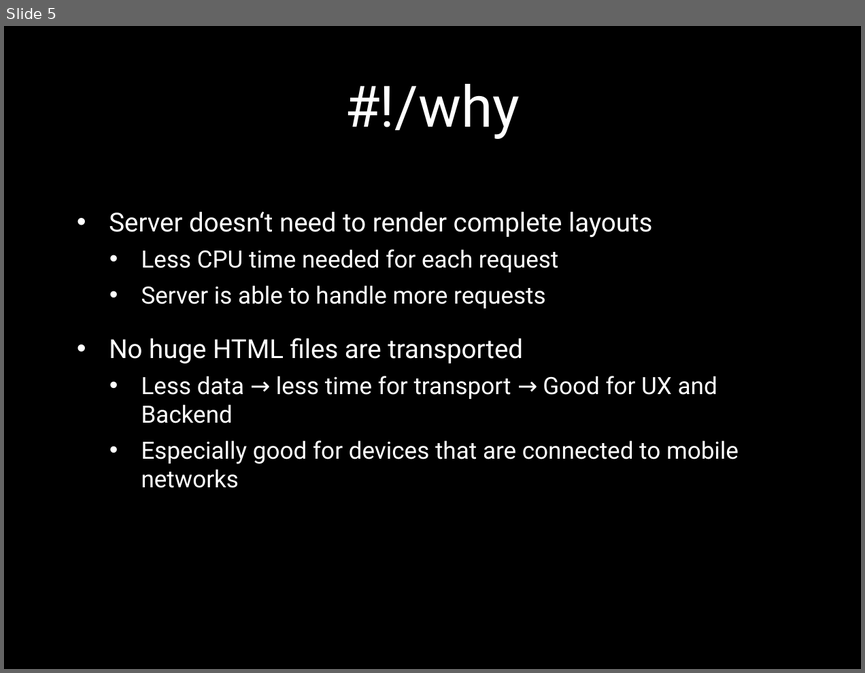
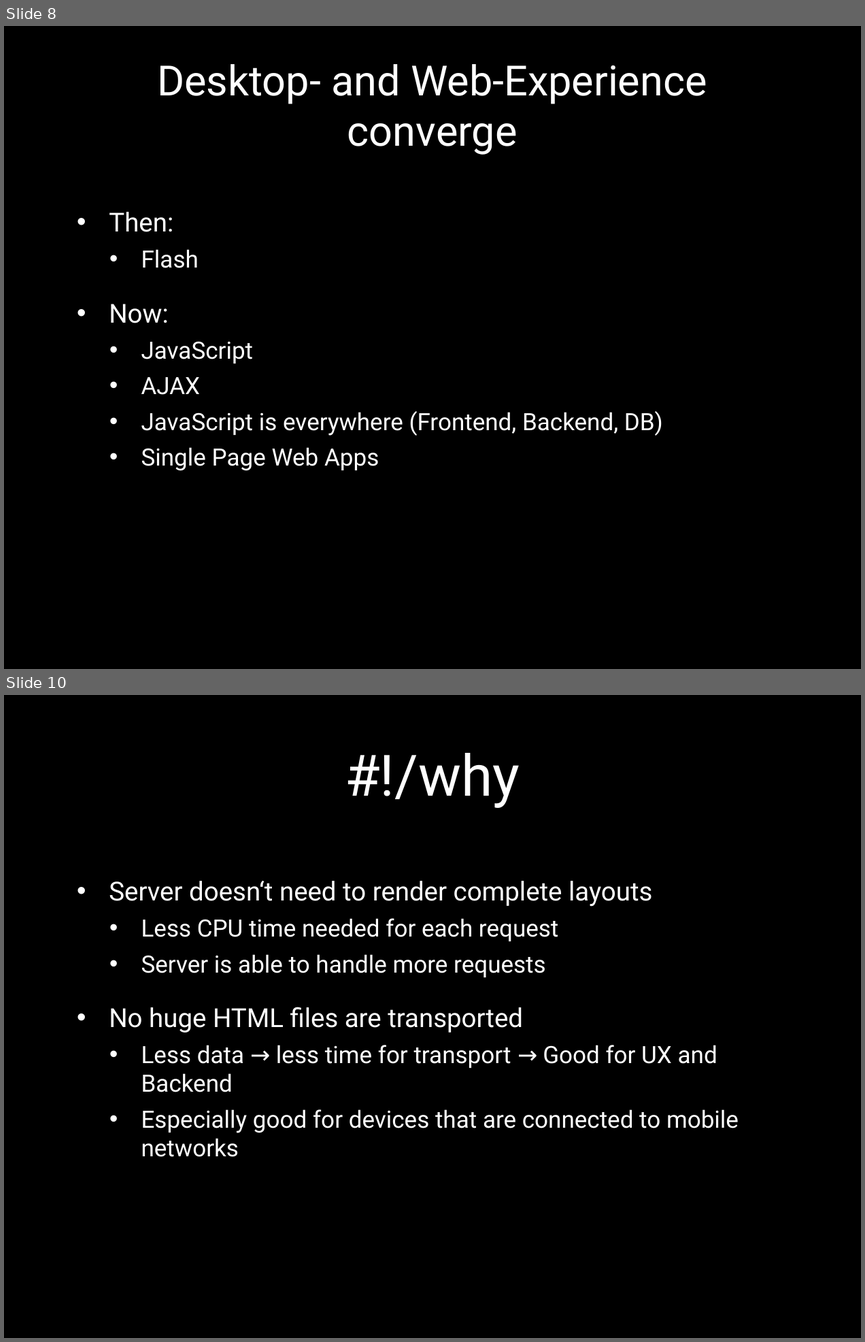
Before and after one commit to janmonschke/Bachelor-Thesis, a slide deck: barcamp presentation.pptx. Shown one above the other, each under a label of ours: slide 5 before the commit, slides 8 and 10 after it; the slides between them are not shown. The pictures are 865x673 and 865x1342 pixels, drawn with LibreOffice and Linux fonts; fonts in the diff are those of the drawing; background and template pictures are left out. Boxes give left, top, right and bottom in pixels: in the first picture for what was removed or moved away, otherwise in the second. Text is boxed around its words. In the diff, an @@ line names an element or a change of style, - is before the commit and + after.

```diff
--- a/barcamp presentation.pptx
+++ b/barcamp presentation.pptx
@@ slide 8 added at [4,26,861,669], background picture (left out) @@
@@ title added at [157,64,707,155], 35 pt, text #FFFFFF @@
+Desktop- and Web-Experience converge
@@ text added at [109,212,663,471], 20 pt, text #FFFFFF @@
+• Then:
+  • Flash
+• Now:
+  • JavaScript
+  • AJAX
+  • JavaScript is everywhere (Frontend, Backend, DB)
+  • Single Page Web Apps
@@ what was slide 5 is now slide 10 @@
```
Also in this commit, not shown: 6 slides changed, 7 other slides added, 2 slides removed, 3 other files.
